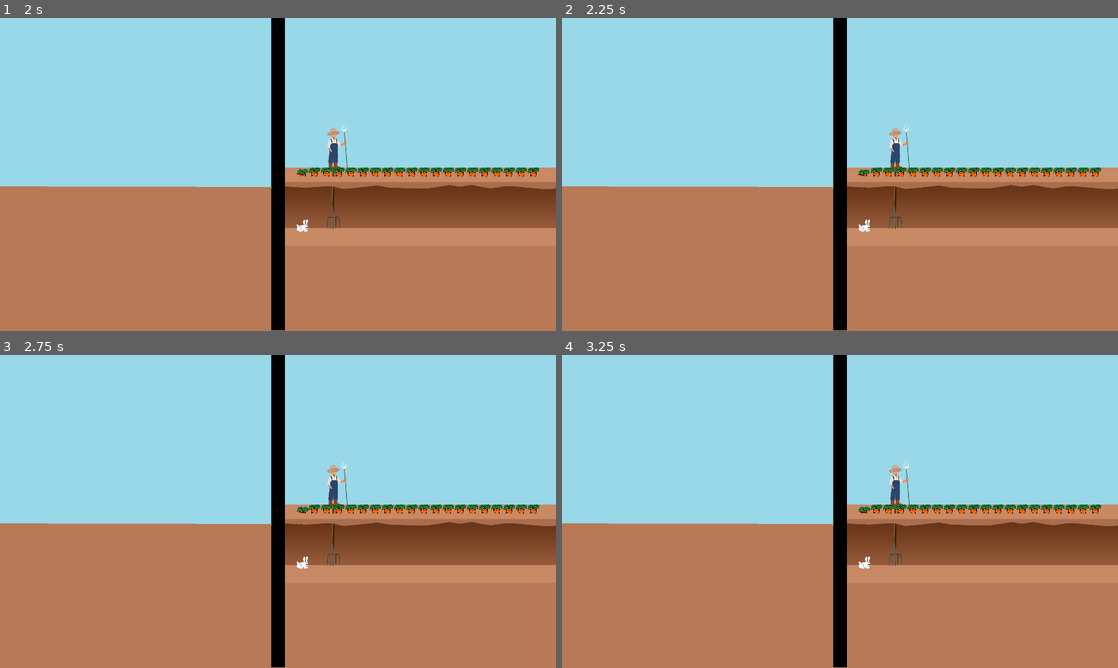
Above: before the commit, frames 1-4 (two rows, left to right).
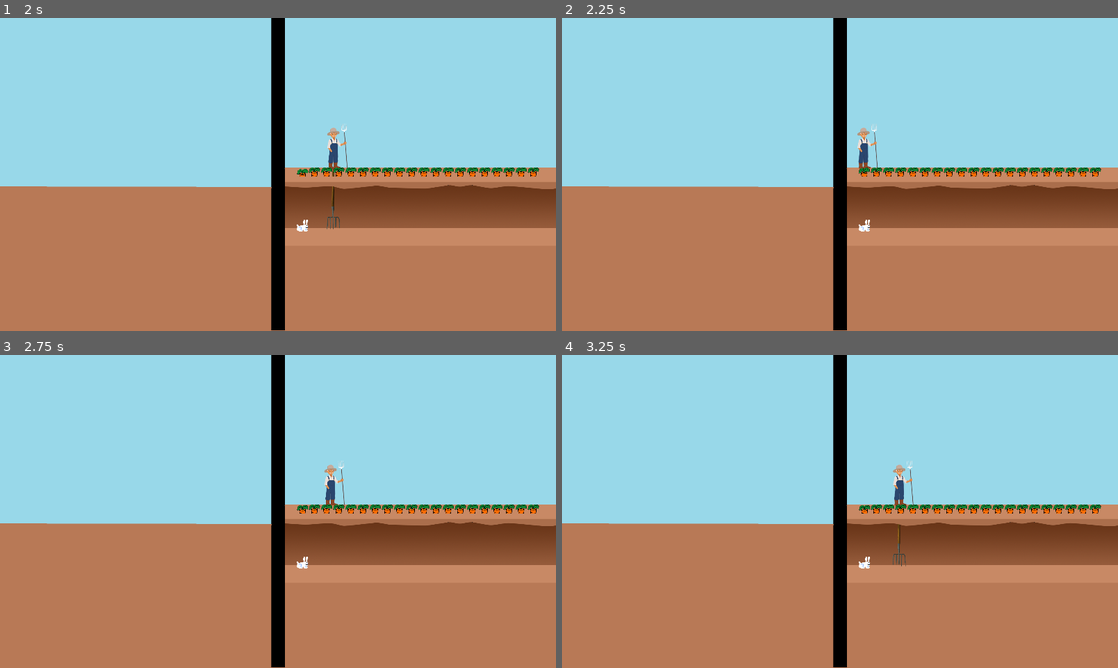
Above: after the commit, the same moments.

Repository: Brusi/ggj23
Game: Godot game, scene res://Game.tscn
The game is run twice, just before and just after one commit, with the same random seed, the same clock (stepped at 60 frames per second) and the same inputs.
Inputs:
- Up to frame 1 (2 s): tap Enter at 0.5 s; hold D (farmer_right) 0.53-1.28 s; tap 1 (farmer_action_1) at 0.6 s; hold Down (rabbit_down) from 1.28 s (still down); tap S (farmer_pitchfork) at 1.35 s
- Up to frame 2 (2.25 s): tap R (restart, bound only after the commit) at 2 s; release Down (rabbit_down) at 2.03 s; hold D (farmer_right) from 2.03 s (still down); tap 1 (farmer_action_1) at 2.1 s
- Up to frame 3 (2.75 s): keep holding D (farmer_right)
- Up to frame 4 (3.25 s): keep holding D (farmer_right); tap S (farmer_pitchfork) at 2.85 s

Frame 1 is identical in both runs. In frame 2, 0.6% of the frame differs, in the area x 53-63%, y 33-68%; in frame 3, 0.4%; in frame 4, 0.5%.

Commit message:
Game is restartable

Diff:
--- a/project/Farmer.gd
+++ b/project/Farmer.gd
@@ -6,7 +6,7 @@
 export var min_x: = 980
 export var max_x: = 1920
 export var speed: = 200.0
-var stabbing_margin = 20
+var stabbing_margin = 40
 
 enum State {
 	IDLE,
--- a/project/Game.gd
+++ b/project/Game.gd
@@ -7,11 +7,13 @@
 # var b = "text"
 var carrots := []
 
-
 # Called when the node enters the scene tree for the first time.
 func _ready():
 	pass # Replace with function body.
 
+func _process(delta):
+	if Input.is_action_just_pressed("restart"):
+		get_tree().reload_current_scene()
 
 # Called every frame. 'delta' is the elapsed time since the previous frame.
 #func _process(delta):
--- a/project/project.godot
+++ b/project/project.godot
@@ -84,6 +84,16 @@
 "events": [ Object(InputEventKey,"resource_local_to_scene":false,"resource_name":"","device":0,"alt":false,"shift":false,"control":false,"meta":false,"command":false,"pressed":false,"scancode":0,"physical_scancode":49,"unicode":0,"echo":false,"script":null)
  ]
 }
+restart={
+"deadzone": 0.5,
+"events": [ Object(InputEventKey,"resource_local_to_scene":false,"resource_name":"","device":0,"alt":false,"shift":false,"control":false,"meta":false,"command":false,"pressed":false,"scancode":0,"physical_scancode":82,"unicode":0,"echo":false,"script":null)
+ ]
+}
+rabbit_up={
+"deadzone": 0.5,
+"events": [ Object(InputEventKey,"resource_local_to_scene":false,"resource_name":"","device":0,"alt":false,"shift":false,"control":false,"meta":false,"command":false,"pressed":false,"scancode":0,"physical_scancode":16777232,"unicode":0,"echo":false,"script":null)
+ ]
+}
 
 [physics]
 
